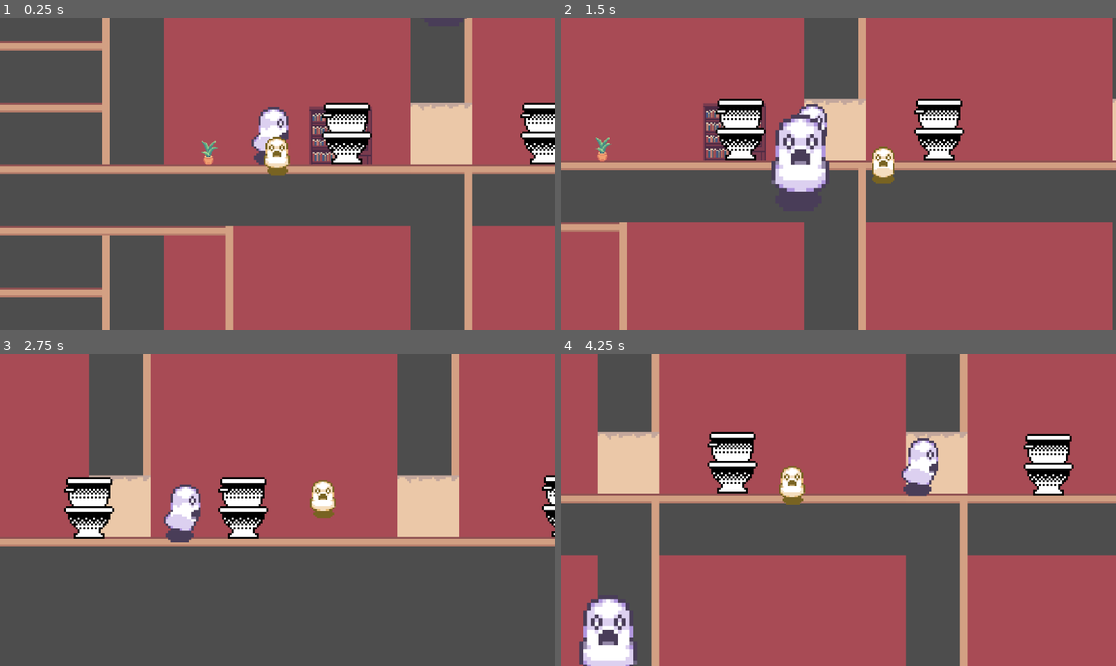
Above: before the commit, frames 1-4 (two rows, left to right).
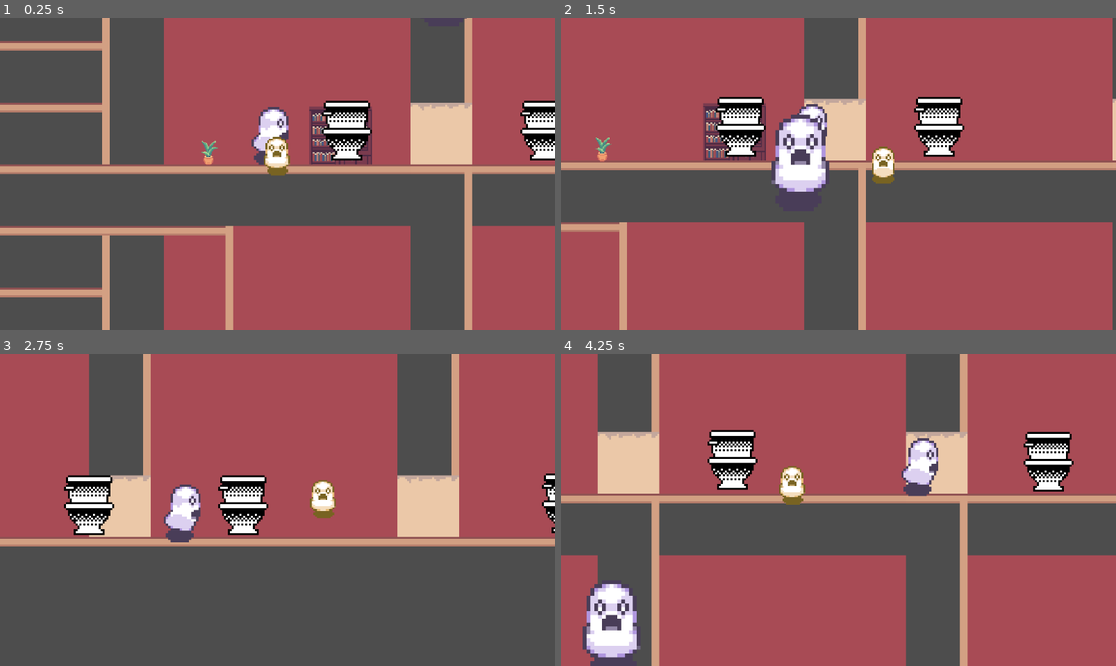
Above: after the commit, the same moments.

Repository: lykarevalde/GameJam
Game: Godot game, scene res://scenes/game_scene.tscn
Two runs of this game, one before a commit and one after it. Both use one fixed random seed, a clock stepped at 60 frames per second and the inputs below.
Inputs:
- Up to frame 1 (0.25 s): no input
- Up to frame 2 (1.5 s): tap Enter (ui_accept) at 0.5, 0.77 s; hold Right (ui_right) 0.53-1.28 s; hold Down (ui_down) from 1.28 s (still down)
- Up to frame 3 (2.75 s): tap Enter (ui_accept) at 1.52 s; release Down (ui_down) at 2.03 s; hold Right (ui_right) from 2.03 s (still down)
- Up to frame 4 (4.25 s): release Right (ui_right) at 2.78 s; hold Up (ui_up) 2.78-3.53 s; tap Enter (ui_accept) at 3.02, 3.77 s; hold Left (ui_left) from 3.53 s (still down)

The runs differ from the first frame. In frame 1, 1.6% of the frame differs, in the area x 57-100%, y 26-47%; in frame 2, 1.9%; in frame 3, 2.1%; in frame 4, 3.9%, in the area x 3-93%, y 24-100%.

Commit message:
Revert "added toilet animations"
This reverts commit 0e8eeb3fa274939210a02079a5f2cab3da30303f.

Diff:
--- a/scenes/furniture.tscn
+++ b/scenes/furniture.tscn
@@ -1,9 +1,8 @@
-[gd_scene load_steps=29 format=3 uid="uid://dsr4nt81mbrbd"]
+[gd_scene load_steps=14 format=3 uid="uid://dsr4nt81mbrbd"]
 
 [ext_resource type="Texture2D" uid="uid://dvpynuaplocpe" path="res://assets/Furniture/Toilet/toilet MOVE.png" id="1_uouto"]
 [ext_resource type="Shader" uid="uid://dromq4pf7p2g8" path="res://scenes/furniture.gdshader" id="1_yxmve"]
 [ext_resource type="Script" uid="uid://dn1bn31prmmml" path="res://scripts/furniture.gd" id="2_uj4jp"]
-[ext_resource type="Texture2D" uid="uid://cquskrrtn7jeh" path="res://assets/Furniture/Toilet/toilet SPOOK.png" id="3_qmgrm"]
 
 [sub_resource type="ShaderMaterial" id="ShaderMaterial_yxmve"]
 shader = ExtResource("1_yxmve")
@@ -42,62 +41,6 @@
 atlas = ExtResource("1_uouto")
 region = Rect2(0, 128, 32, 64)
 
-[sub_resource type="AtlasTexture" id="AtlasTexture_ngo83"]
-atlas = ExtResource("3_qmgrm")
-region = Rect2(0, 0, 32, 64)
-
-[sub_resource type="AtlasTexture" id="AtlasTexture_bew5f"]
-atlas = ExtResource("3_qmgrm")
-region = Rect2(32, 0, 32, 64)
-
-[sub_resource type="AtlasTexture" id="AtlasTexture_kghvc"]
-atlas = ExtResource("3_qmgrm")
-region = Rect2(64, 0, 32, 64)
-
-[sub_resource type="AtlasTexture" id="AtlasTexture_cl4yy"]
-atlas = ExtResource("3_qmgrm")
-region = Rect2(96, 0, 32, 64)
-
-[sub_resource type="AtlasTexture" id="AtlasTexture_lgncd"]
-atlas = ExtResource("3_qmgrm")
-region = Rect2(128, 0, 32, 64)
-
-[sub_resource type="AtlasTexture" id="AtlasTexture_axdrx"]
-atlas = ExtResource("3_qmgrm")
-region = Rect2(0, 64, 32, 64)
-
-[sub_resource type="AtlasTexture" id="AtlasTexture_adld2"]
-atlas = ExtResource("3_qmgrm")
-region = Rect2(32, 64, 32, 64)
-
-[sub_resource type="AtlasTexture" id="AtlasTexture_lvwb8"]
-atlas = ExtResource("3_qmgrm")
-region = Rect2(64, 64, 32, 64)
-
-[sub_resource type="AtlasTexture" id="AtlasTexture_86qb4"]
-atlas = ExtResource("3_qmgrm")
-region = Rect2(96, 64, 32, 64)
-
-[sub_resource type="AtlasTexture" id="AtlasTexture_2854e"]
-atlas = ExtResource("3_qmgrm")
-region = Rect2(128, 64, 32, 64)
-
-[sub_resource type="AtlasTexture" id="AtlasTexture_1vehp"]
-atlas = ExtResource("3_qmgrm")
-region = Rect2(0, 128, 32, 64)
-
-[sub_resource type="AtlasTexture" id="AtlasTexture_tbjfm"]
-atlas = ExtResource("3_qmgrm")
-region = Rect2(32, 128, 32, 64)
-
-[sub_resource type="AtlasTexture" id="AtlasTexture_4eyut"]
-atlas = ExtResource("3_qmgrm")
-region = Rect2(64, 128, 32, 64)
-
-[sub_resource type="AtlasTexture" id="AtlasTexture_68vwh"]
-atlas = ExtResource("3_qmgrm")
-region = Rect2(96, 128, 32, 64)
-
 [sub_resource type="SpriteFrames" id="SpriteFrames_bew5f"]
 animations = [{
 "frames": [{
@@ -128,61 +71,14 @@
 "loop": true,
 "name": &"move",
 "speed": 12.0
-}, {
-"frames": [{
-"duration": 1.0,
-"texture": SubResource("AtlasTexture_ngo83")
-}, {
-"duration": 1.0,
-"texture": SubResource("AtlasTexture_bew5f")
-}, {
-"duration": 1.0,
-"texture": SubResource("AtlasTexture_kghvc")
-}, {
-"duration": 1.0,
-"texture": SubResource("AtlasTexture_cl4yy")
-}, {
-"duration": 1.0,
-"texture": SubResource("AtlasTexture_lgncd")
-}, {
-"duration": 1.0,
-"texture": SubResource("AtlasTexture_axdrx")
-}, {
-"duration": 1.0,
-"texture": SubResource("AtlasTexture_adld2")
-}, {
-"duration": 1.0,
-"texture": SubResource("AtlasTexture_lvwb8")
-}, {
-"duration": 1.0,
-"texture": SubResource("AtlasTexture_86qb4")
-}, {
-"duration": 1.0,
-"texture": SubResource("AtlasTexture_2854e")
-}, {
-"duration": 1.0,
-"texture": SubResource("AtlasTexture_1vehp")
-}, {
-"duration": 1.0,
-"texture": SubResource("AtlasTexture_tbjfm")
-}, {
-"duration": 1.0,
-"texture": SubResource("AtlasTexture_4eyut")
-}, {
-"duration": 1.0,
-"texture": SubResource("AtlasTexture_68vwh")
-}],
-"loop": true,
-"name": &"spook",
-"speed": 5.0
 }]
 
 [node name="Furniture" type="AnimatedSprite2D"]
 material = SubResource("ShaderMaterial_yxmve")
 position = Vector2(0, -32)
 sprite_frames = SubResource("SpriteFrames_bew5f")
-animation = &"spook"
-frame_progress = 0.91006017
+animation = &"move"
+frame_progress = 0.6196499
 script = ExtResource("2_uj4jp")
 
 [node name="Node2D" type="Node2D" parent="."]
--- a/scenes/toilet.tscn
+++ b/scenes/toilet.tscn
@@ -9,11 +9,11 @@
 [node name="Toilet" type="CharacterBody2D"]
 script = ExtResource("1_yyxms")
 
-[node name="Toilet" parent="." instance=ExtResource("2_5rkpo")]
-position = Vector2(-1, -6)
-frame = 10
-frame_progress = 0.93261635
-
 [node name="CollisionShape2D" type="CollisionShape2D" parent="."]
 position = Vector2(-1, 9)
 shape = SubResource("CapsuleShape2D_tcjrq")
+
+[node name="Toilet" parent="." instance=ExtResource("2_5rkpo")]
+position = Vector2(-1, -6)
+frame = 7
+frame_progress = 0.6740139
--- a/scripts/enemy.gd
+++ b/scripts/enemy.gd
@@ -28,7 +28,7 @@
 	move_and_slide()
 
 	anim.flip_h = velocity.x < 0
-	anim.play("idle")
+	anim.play("walk")
 
 	if global_position.distance_to(target_furniture.global_position) <= reach_distance:
 		try_possess()
@@ -58,8 +58,6 @@
 	if furniture != target_furniture:
 		return
 
-	global_position = furniture.global_position
-
 	last_furniture = furniture
 	target_furniture = null
 	anim.visible = true
